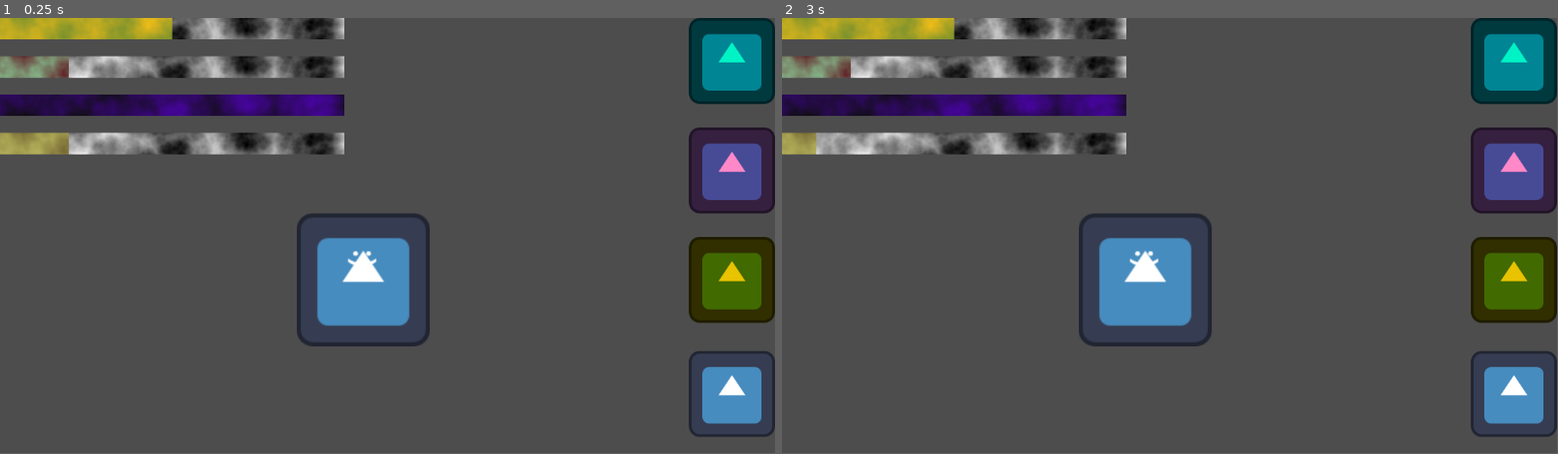
Above: before the commit, frames 1-2 (left to right).
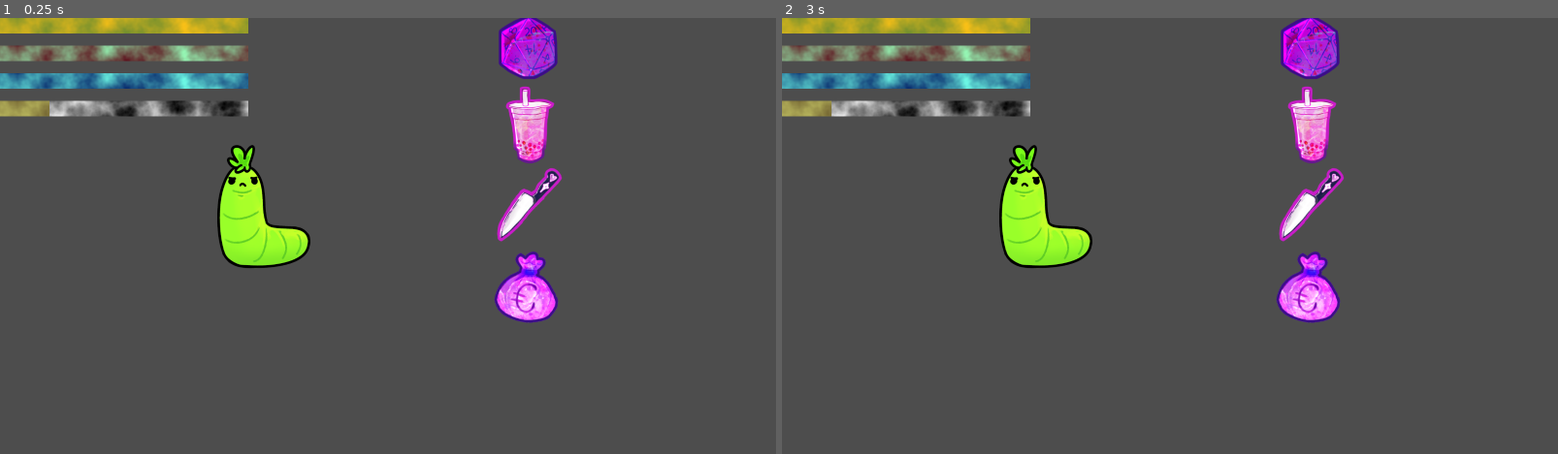
Above: after the commit, the same moments.

Repository: BlustrawberRi/Joshkagochi
Game: Godot game, scene res://Scenes/debug_aenty.tscn
The game is run twice, just before and just after one commit, with the same random seed, the same clock (stepped at 60 frames per second) and the same inputs. The project has no main scene, so this scene is started directly. The engine's default icon, where the game draws it, is replaced by a stand-in: a white triangle on a blue panel in a dark square.
Inputs (mouse positions are in pixels of both pictures, inside the frame that each line leads up to):
- Up to frame 1 (0.25 s): no input
- Up to frame 2 (3 s): click (1511, 392) at 0.52 s; click (1511, 392) at 1.27 s; click (1511, 392) at 2.02 s; tap Enter at 2.75 s; move the mouse to (1131, 323) at 2.77 s
In our replay, the window is 799x449 before the commit and 800x450 after it. These sizes can differ from the game's own. Grey fills any space a smaller window leaves; there, only what the larger window draws over its background counts as a difference.

The runs differ from the first frame. In frame 1, 24% of the frame differs, in the area x 0-100%, y 0-96%; in frame 2, 24%.

Commit message:
Add images & change size.

Diff:
--- a/Scenes/anger_remedy.tscn
+++ b/Scenes/anger_remedy.tscn
@@ -1,9 +1,14 @@
-[gd_scene load_steps=2 format=3 uid="uid://c0m7qnbcww5rm"]
+[gd_scene load_steps=3 format=3 uid="uid://c0m7qnbcww5rm"]
 
 [ext_resource type="PackedScene" uid="uid://dij2q817sy2ly" path="res://Scenes/item_Base.tscn" id="1_wbp54"]
+[ext_resource type="Texture2D" uid="uid://b7sun2x45ip54" path="res://Images/remedy_anger.png" id="2_u0pqw"]
 
 [node name="Item" instance=ExtResource("1_wbp54")]
 stat = 2
 
 [node name="Button" parent="." index="0"]
-modulate = Color(0.912359, 0.760466, 0, 1)
+offset_left = -17.0
+offset_top = -23.0
+offset_right = 143.0
+offset_bottom = 137.0
+texture_normal = ExtResource("2_u0pqw")
--- a/Scenes/boredom_remedy.tscn
+++ b/Scenes/boredom_remedy.tscn
@@ -1,9 +1,14 @@
-[gd_scene load_steps=2 format=3 uid="uid://dkflewpumsmbr"]
+[gd_scene load_steps=3 format=3 uid="uid://dkflewpumsmbr"]
 
 [ext_resource type="PackedScene" uid="uid://dij2q817sy2ly" path="res://Scenes/item_Base.tscn" id="1_r5vuy"]
+[ext_resource type="Texture2D" uid="uid://dxbxwnc7njjfi" path="res://Images/remedy_boredom.png" id="2_cdia5"]
 
 [node name="Item" instance=ExtResource("1_r5vuy")]
 difference = -7.0
 
 [node name="Button" parent="." index="0"]
-modulate = Color(0, 0.952802, 0.773122, 1)
+offset_left = -15.0
+offset_top = -20.0
+offset_right = 145.0
+offset_bottom = 140.0
+texture_normal = ExtResource("2_cdia5")
--- a/Scenes/debug_ri.tscn
+++ b/Scenes/debug_ri.tscn
@@ -1,13 +1,20 @@
-[gd_scene load_steps=5 format=3 uid="uid://cewl6bledbexq"]
+[gd_scene load_steps=7 format=3 uid="uid://cewl6bledbexq"]
 
 [ext_resource type="PackedScene" uid="uid://dkflewpumsmbr" path="res://Scenes/boredom_remedy.tscn" id="1_dvldc"]
+[ext_resource type="Texture2D" uid="uid://h3hrdt4wybct" path="res://Images/tamagotchi_bg.png" id="1_pl56k"]
+[ext_resource type="PackedScene" uid="uid://f0e7mj35v1p4" path="res://Scenes/money_remedy.tscn" id="2_6xvl5"]
 [ext_resource type="PackedScene" uid="uid://bn4y6kx1uy3of" path="res://Scenes/thirst_remedy.tscn" id="2_pl56k"]
 [ext_resource type="PackedScene" uid="uid://c0m7qnbcww5rm" path="res://Scenes/anger_remedy.tscn" id="3_6xvl5"]
 [ext_resource type="PackedScene" uid="uid://owkaguou2jyq" path="res://Scenes/worm.tscn" id="4_qqy2t"]
 
 [node name="DebugRi" type="Node2D"]
 
-[node name="Items" type="VBoxContainer" parent="."]
+[node name="TamagotchiBg" type="Sprite2D" parent="."]
+position = Vector2(800, 450)
+texture = ExtResource("1_pl56k")
+
+[node name="Items" type="Control" parent="."]
+layout_mode = 3
 anchors_preset = 1
 anchor_left = 1.0
 anchor_right = 1.0
@@ -16,17 +23,43 @@
 offset_right = 1091.0
 offset_bottom = 403.0
 grow_horizontal = 0
-theme_override_constants/separation = 163
+
+[node name="Item" parent="Items" instance=ExtResource("2_6xvl5")]
+layout_mode = 1
+offset_left = 380.0
+offset_top = 520.0
+offset_right = 380.0
+offset_bottom = 520.0
 
 [node name="Boredom" parent="Items" instance=ExtResource("1_dvldc")]
 layout_mode = 2
+anchors_preset = 0
+anchor_right = 0.0
+anchor_bottom = 0.0
+offset_left = 452.0
+offset_top = 678.0
+offset_right = 580.0
+offset_bottom = 678.0
 
 [node name="Thirst" parent="Items" instance=ExtResource("2_pl56k")]
 layout_mode = 2
+anchors_preset = 0
+anchor_right = 0.0
+anchor_bottom = 0.0
+offset_left = 343.0
+offset_top = 155.0
+offset_right = 471.0
+offset_bottom = 155.0
 
 [node name="Anger" parent="Items" instance=ExtResource("3_6xvl5")]
 layout_mode = 2
+anchors_preset = 0
+anchor_right = 0.0
+anchor_bottom = 0.0
+offset_left = 366.0
+offset_top = 346.0
+offset_right = 494.0
+offset_bottom = 346.0
 
 [node name="Worm" parent="." instance=ExtResource("4_qqy2t")]
-position = Vector2(392, 234)
-scale = Vector2(1.5, 1.5)
+position = Vector2(648, 389)
--- a/Scenes/money_remedy.tscn
+++ b/Scenes/money_remedy.tscn
@@ -1,6 +1,14 @@
-[gd_scene load_steps=2 format=3 uid="uid://f0e7mj35v1p4"]
+[gd_scene load_steps=3 format=3 uid="uid://f0e7mj35v1p4"]
 
 [ext_resource type="PackedScene" uid="uid://dij2q817sy2ly" path="res://Scenes/item_Base.tscn" id="1_ryayg"]
+[ext_resource type="Texture2D" uid="uid://bn8gwug7rxl78" path="res://Images/remedy_money.png" id="2_0vvef"]
 
 [node name="Item" instance=ExtResource("1_ryayg")]
 stat = 3
+
+[node name="Button" parent="." index="0"]
+offset_left = -12.0
+offset_top = -21.0
+offset_right = 148.0
+offset_bottom = 139.0
+texture_normal = ExtResource("2_0vvef")
--- a/Scenes/thirst_remedy.tscn
+++ b/Scenes/thirst_remedy.tscn
@@ -1,10 +1,15 @@
-[gd_scene load_steps=2 format=3 uid="uid://bn4y6kx1uy3of"]
+[gd_scene load_steps=3 format=3 uid="uid://bn4y6kx1uy3of"]
 
 [ext_resource type="PackedScene" uid="uid://dij2q817sy2ly" path="res://Scenes/item_Base.tscn" id="1_trbpc"]
+[ext_resource type="Texture2D" uid="uid://uag8iepjr4af" path="res://Images/remedy_thirst.png" id="2_j7b2i"]
 
 [node name="Item" instance=ExtResource("1_trbpc")]
 stat = 1
 difference = -13.0
 
 [node name="Button" parent="." index="0"]
-modulate = Color(1, 0.533644, 0.784952, 1)
+offset_left = -11.0
+offset_top = -22.0
+offset_right = 149.0
+offset_bottom = 138.0
+texture_normal = ExtResource("2_j7b2i")
--- a/Scenes/worm.tscn
+++ b/Scenes/worm.tscn
@@ -1,32 +1,63 @@
-[gd_scene load_steps=8 format=3 uid="uid://owkaguou2jyq"]
+[gd_scene load_steps=14 format=3 uid="uid://owkaguou2jyq"]
 
 [ext_resource type="Script" uid="uid://btdaqrlwkhsmk" path="res://Scripts/worm_fsm.gd" id="1_l5dqu"]
-[ext_resource type="Texture2D" uid="uid://c4d06be7y6o6a" path="res://icon.svg" id="2_n80vc"]
+[ext_resource type="Texture2D" uid="uid://qybwy3quron" path="res://Images/joshka worm base.png" id="2_l5dqu"]
+[ext_resource type="Texture2D" uid="uid://bn6s0hayb38ed" path="res://Images/joshka face content.png" id="3_b7lw1"]
+[ext_resource type="Texture2D" uid="uid://cwpm40ta682s4" path="res://Images/joshka face basic.png" id="4_jsk0y"]
+[ext_resource type="Texture2D" uid="uid://cbbr4cmd1jfqd" path="res://Images/joshka face meh.png" id="5_211br"]
+[ext_resource type="Texture2D" uid="uid://cyi8vyq18p6wh" path="res://Images/joshka face bad.png" id="5_cgdv7"]
+[ext_resource type="Texture2D" uid="uid://bdgoqav34nr78" path="res://Images/joshka face eat.png" id="6_wo384"]
 
 [sub_resource type="RectangleShape2D" id="RectangleShape2D_dvldc"]
 size = Vector2(98.7109, 97.4206)
+
+[sub_resource type="SpriteFrames" id="SpriteFrames_211br"]
+animations = [{
+"frames": [{
+"duration": 1.0,
+"texture": ExtResource("5_cgdv7")
+}],
+"loop": true,
+"name": &"bad",
+"speed": 5.0
+}, {
+"frames": [{
+"duration": 1.0,
+"texture": ExtResource("3_b7lw1")
+}],
+"loop": true,
+"name": &"content",
+"speed": 5.0
+}, {
+"frames": [{
+"duration": 1.0,
+"texture": ExtResource("5_211br")
+}],
+"loop": true,
+"name": &"default",
+"speed": 5.0
+}, {
+"frames": [{
+"duration": 1.0,
+"texture": ExtResource("6_wo384")
+}, {
+"duration": 1.0,
+"texture": ExtResource("4_jsk0y")
+}],
+"loop": true,
+"name": &"eating",
+"speed": 5.0
+}]
 
 [sub_resource type="Animation" id="Animation_b1ldt"]
 length = 0.001
 tracks/0/type = "value"
 tracks/0/imported = false
 tracks/0/enabled = true
-tracks/0/path = NodePath(".:scale")
+tracks/0/path = NodePath("../..:position")
 tracks/0/interp = 1
 tracks/0/loop_wrap = true
 tracks/0/keys = {
-"times": PackedFloat32Array(0),
-"transitions": PackedFloat32Array(1),
-"update": 0,
-"values": [Vector2(1, 1)]
-}
-tracks/1/type = "value"
-tracks/1/imported = false
-tracks/1/enabled = true
-tracks/1/path = NodePath(".:position")
-tracks/1/interp = 1
-tracks/1/loop_wrap = true
-tracks/1/keys = {
 "times": PackedFloat32Array(0),
 "transitions": PackedFloat32Array(1),
 "update": 0,
@@ -40,7 +71,7 @@
 tracks/0/type = "value"
 tracks/0/imported = false
 tracks/0/enabled = true
-tracks/0/path = NodePath(".:scale")
+tracks/0/path = NodePath("../..:scale")
 tracks/0/interp = 1
 tracks/0/loop_wrap = true
 tracks/0/keys = {
@@ -52,7 +83,7 @@
 tracks/1/type = "value"
 tracks/1/imported = false
 tracks/1/enabled = true
-tracks/1/path = NodePath(".:position")
+tracks/1/path = NodePath("../..:position")
 tracks/1/interp = 1
 tracks/1/loop_wrap = true
 tracks/1/keys = {
@@ -68,8 +99,8 @@
 tracks/0/type = "value"
 tracks/0/imported = false
 tracks/0/enabled = true
-tracks/0/path = NodePath(".:scale")
-tracks/0/interp = 2
+tracks/0/path = NodePath("../..:scale")
+tracks/0/interp = 1
 tracks/0/loop_wrap = true
 tracks/0/keys = {
 "times": PackedFloat32Array(0, 0.5, 1),
@@ -86,30 +117,22 @@
 }
 
 [node name="Worm" type="Area2D"]
-scale = Vector2(1.54998, 1.54998)
 script = ExtResource("1_l5dqu")
 shape = 1
 
 [node name="CollisionShape2D" type="CollisionShape2D" parent="."]
 shape = SubResource("RectangleShape2D_dvldc")
 
-[node name="Sprite2D" type="Sprite2D" parent="CollisionShape2D"]
-texture = ExtResource("2_n80vc")
+[node name="Body" type="Sprite2D" parent="CollisionShape2D"]
+texture = ExtResource("2_l5dqu")
 
-[node name="Face" type="Label" parent="CollisionShape2D"]
-offset_left = 37.3226
-offset_top = -40.3226
-offset_right = 77.3226
-offset_bottom = 30.6774
-rotation = 1.5708
-theme_override_font_sizes/font_size = 30
-text = ":)"
-horizontal_alignment = 1
-vertical_alignment = 1
+[node name="Face" type="AnimatedSprite2D" parent="CollisionShape2D"]
+sprite_frames = SubResource("SpriteFrames_211br")
+animation = &"eating"
 
 [node name="AnimationPlayer" type="AnimationPlayer" parent="."]
 reset_on_save = false
-root_node = NodePath("../CollisionShape2D/Sprite2D")
+root_node = NodePath("../CollisionShape2D/Body")
 libraries = {
 &"": SubResource("AnimationLibrary_qqy2t")
 }
--- a/Scripts/StatsManager.gd
+++ b/Scripts/StatsManager.gd
@@ -3,11 +3,11 @@
 enum stats {boredom, thirst, anger, money, crime}
 
 var stats_dict := {
-	stats.boredom : 50.0,
-	stats.thirst : 20.0,
-	stats.anger : 0.0,
+	stats.boredom : 100.0,
+	stats.thirst : 100.0,
+	stats.anger : 100.0,
 	stats.money : 20.0,
-	stats.crime : 0.0,
+	stats.crime : 100.0,
 }
 
 signal stat_change(stat, value)
--- a/Scripts/worm_fsm.gd
+++ b/Scripts/worm_fsm.gd
@@ -6,12 +6,13 @@
 @export var mood : Mood
 
 @export var shape : Shape
-@onready var face = $CollisionShape2D/Face
+@onready var face : AnimatedSprite2D = $CollisionShape2D/Face
 
 var is_idling: bool
 var tween: Tween
 
 func _ready():
+	update_face()
 	calculate_mood()
 	StatsManager.stat_change.connect(_on_stat_changed)
 
@@ -33,18 +34,19 @@
 
 	if(previous_mood != mood):
 		update_face()
-		if(mood != Mood.bad):
-			$AnimationPlayer.play("chilling")
-			idle()
+
+	if(mood != Mood.bad):
+		$AnimationPlayer.play("chilling")
+		idle()
 
 func update_face():
 	match mood:
 		Mood.good:
-			face.text = ":)"
+			face.play("content")
 		Mood.meh:
-			face.text = "<:|"
+			face.play("default")
 		Mood.bad:
-			face.text = ">:("
+			face.play("bad")
 
 func _on_stat_changed(_stat, _value):
 	calculate_mood()
--- a/project.godot
+++ b/project.godot
@@ -18,6 +18,11 @@
 
 StatsManager="*res://Scripts/StatsManager.gd"
 
+[display]
+
+window/size/viewport_width=1600
+window/size/viewport_height=900
+
 [dotnet]
 
 project/assembly_name="Joshkagochi"
Binary file added: Images/joshka face bad.png
Not shown, added: Images/joshka face bad.png.import
Binary file added: Images/joshka face basic.png
Not shown, added: Images/joshka face basic.png.import
Binary file added: Images/joshka face content.png
Not shown, added: Images/joshka face content.png.import
Binary file added: Images/joshka face eat.png
Not shown, added: Images/joshka face eat.png.import
Binary file added: Images/joshka face meh.png
Not shown, added: Images/joshka face meh.png.import
Binary file added: Images/joshka worm base.png
Not shown, added: Images/joshka worm base.png.import
(and 10 more such lines)
